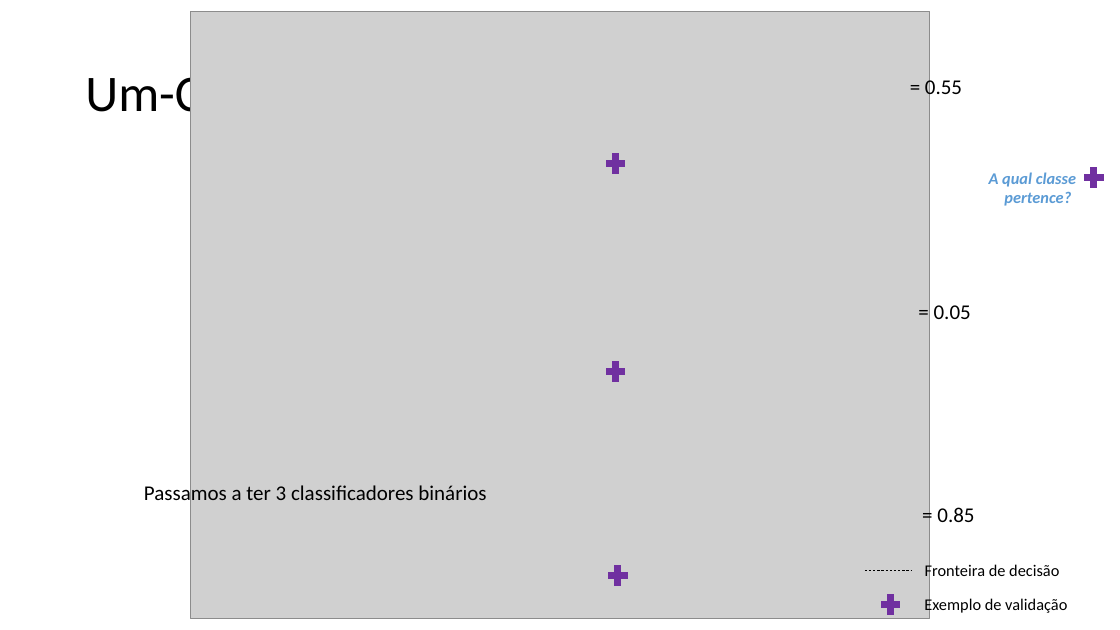
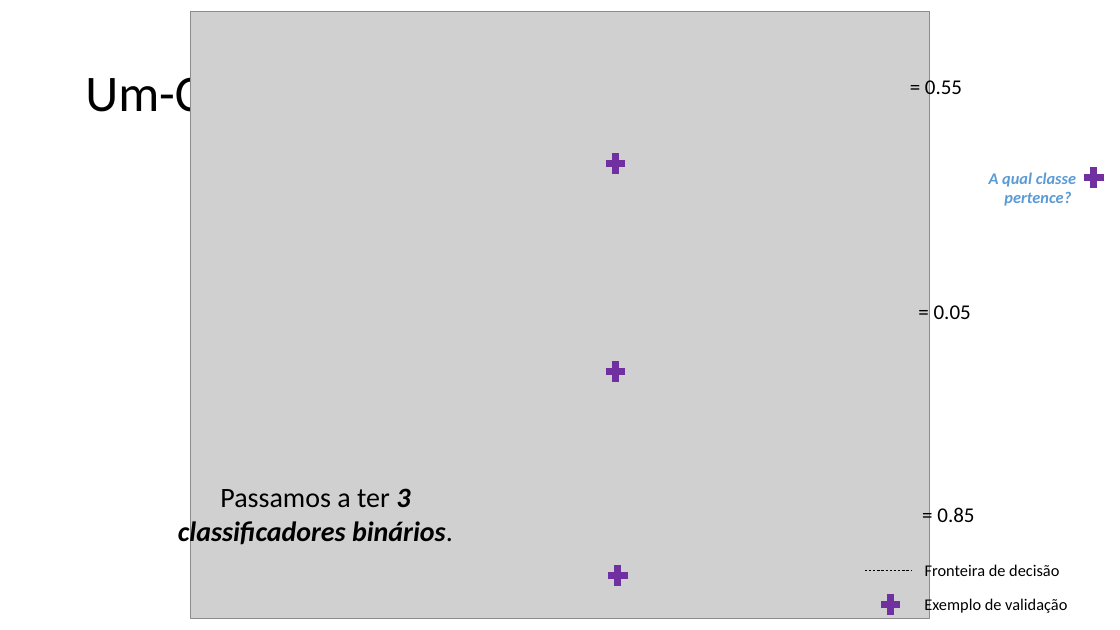
Before and after one commit to zz4fap/t320_aprendizado_de_maquina, a slide deck: slide 7 of slides/T320_Classificação (Parte IV).pptx (slide 9 before the commit). Drawn at 1120x630 pixels with LibreOffice and Linux fonts; fonts in the diff are those of the drawing; grey boxes stand for pictures. Boxes give left, top, right and bottom in pixels: in the first picture for what was removed or moved away, otherwise in the second. Text is boxed around its words. In the diff, an @@ line names an element or a change of style, - is before the commit and + after.

```diff
--- a/slides/T320_Classificação (Parte IV).pptx
+++ b/slides/T320_Classificação (Parte IV).pptx
@@ text at (178, 488, 453, 548): text changed; size 18 to 24 pt; bold on; italic on @@
-Passamos a ter 3 classificadores binários
+Passamos a ter 3 classificadores binários.
```
Also in this commit, not shown: 3 other slides changed, 1 slide added, 3 slides removed, 3 other files.
